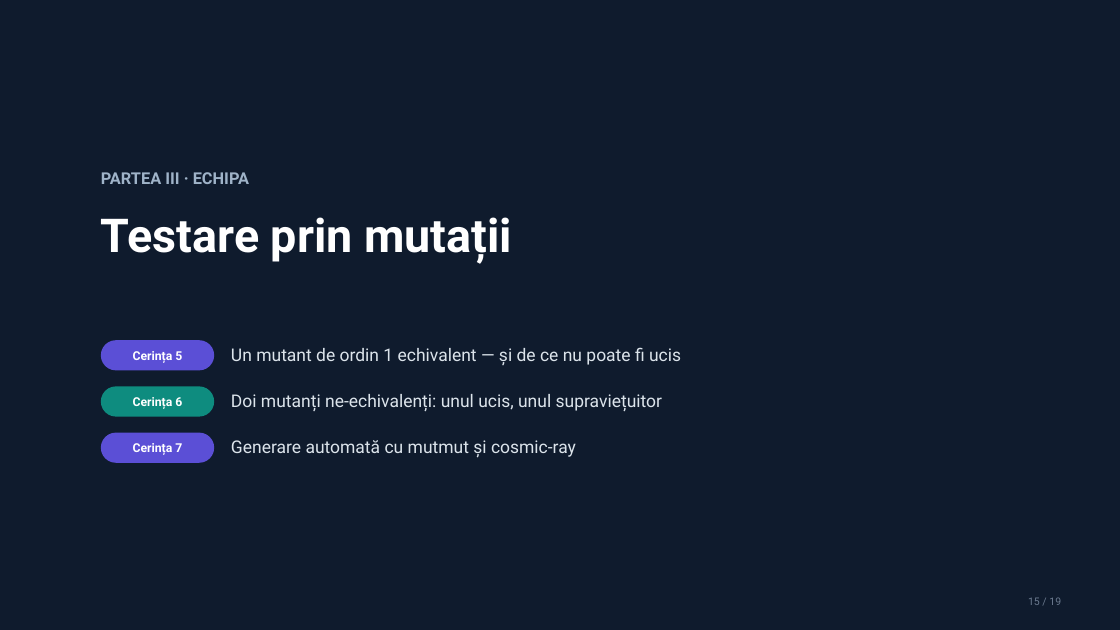
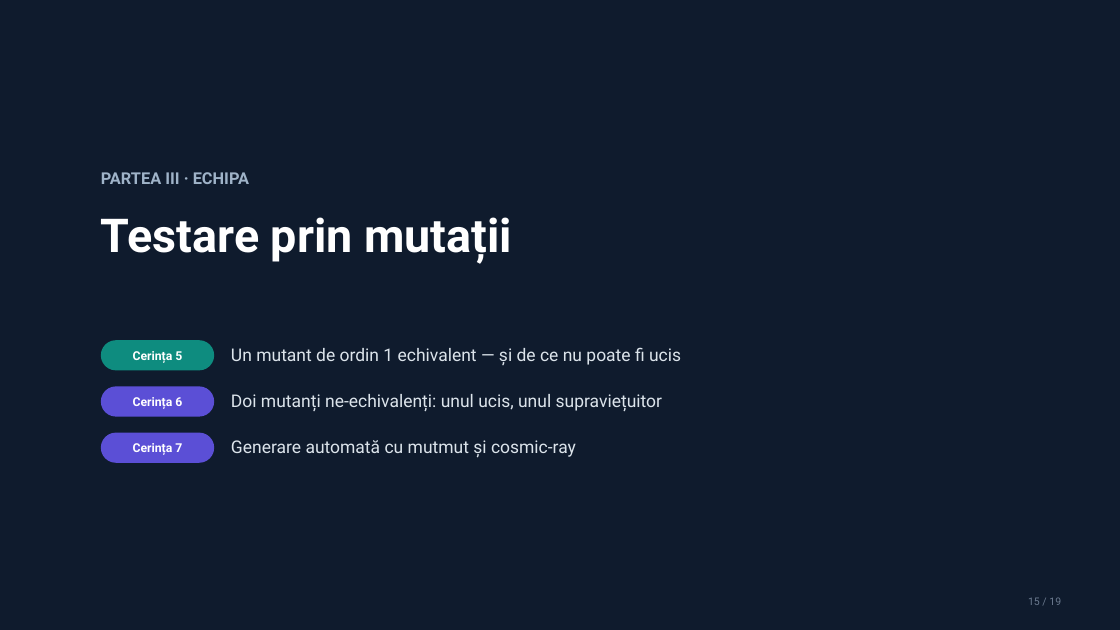
Before and after one commit to victormura/tss, a slide deck: slide 15 of proiect_laborator/docs/Prezentare_Laborator_TSS.pptx. Drawn at 1120x630 pixels with LibreOffice and Linux fonts; fonts in the diff are those of the drawing. Boxes give left, top, right and bottom in pixels: in the first picture for what was removed or moved away, otherwise in the second. Text is boxed around its words. In the diff, an @@ line names an element or a change of style, - is before the commit and + after.

```diff
--- a/proiect_laborator/docs/Prezentare_Laborator_TSS.pptx
+++ b/proiect_laborator/docs/Prezentare_Laborator_TSS.pptx
@@ rounded rectangle "Cerința 5" at box(101, 340, 214, 371): fill #5B4FD6 to #0E8C7F @@
@@ rounded rectangle "Cerința 6" at box(101, 386, 214, 417): fill #0E8C7F to #5B4FD6 @@
```
Also in this commit, not shown: 6 other slides changed, 22 other files.
